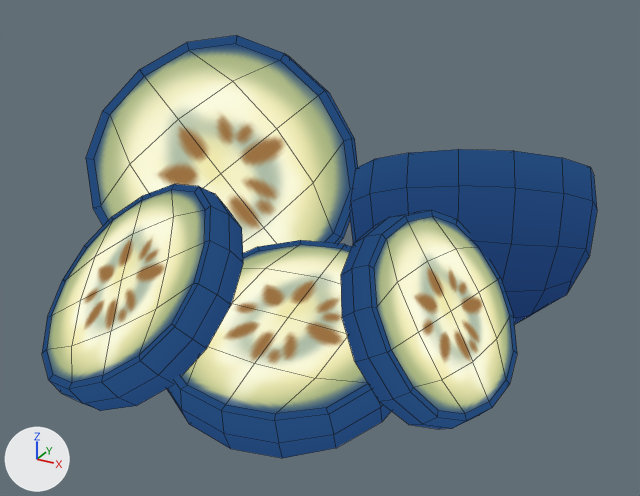
Two versions of the Blender file Assets/Visuals/Food/Meshes/BlueberrySlices.blend, one commit apart.
Both versions are drawn from a camera (50 mm lens) standing at (1.18, -1.765, 1.176) and looking at (0.182, 0.051, 0.268). Lighting does not change. The marker at lower left points along +X, +Y and +Z. The first picture is the older version. Mesh edges are drawn as thin lines.

Names of what the first picture shows: 'Blueberry', 'Blueberry.001', 'Blueberry.002', 'Blueberry.003', 'Blueberry.004'.
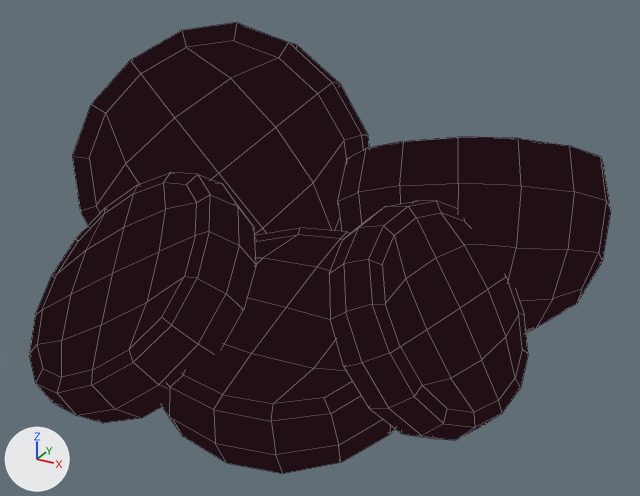
Location of each change, [x1, y1, x2, y2] in pixels of the pictures (640 x 496 px):
'Blueberry', recoloured, modifiers changed
    before: [86, 35, 358, 253]
    after: [72, 23, 369, 235]
'Blueberry.003', recoloured, modifiers changed (13% wider, 11% taller)
    before: [42, 184, 243, 411]
    after: [29, 172, 256, 423]
'Blueberry.004', recoloured, modifiers changed (13% wider, 9% taller)
    before: [341, 210, 517, 429]
    after: [329, 201, 528, 440]
'Blueberry.001', recoloured, modifiers changed (12% taller)
    before: [167, 240, 391, 458]
    after: [161, 228, 395, 473]
'Blueberry.002', recoloured, modifiers changed (10% wider, 12% taller)
    before: [349, 149, 597, 324]
    after: [337, 137, 611, 333]

What changed in the scene script:
```text
Add mat_linea:
    mat_linea = emission_material('Linea')
    mat_linea.base_color = (0.0144, 0.00518, 0.0075)  # black #201015
Change me_cube_004:
    where me_cube_004.from_pydata(...)  # 98 vertices, 96 faces; spans x -0.285..0.285, y -0.285..0.285, z -0.001..0.371
    add me_cube_004.materials.append(mat_linea)  # black #201015
Change me_cube_001:
    where me_cube_001.from_pydata(...)  # 98 vertices, 96 faces; spans x -0.29..0.289, y -0.29..0.289, z 0.0..0.118
    add me_cube_001.materials.append(mat_linea)  # black #201015
Change me_cube_002:
    where me_cube_002.from_pydata(...)  # 98 vertices, 96 faces; spans x -0.285..0.285, y -0.285..0.285, z -0.001..0.371
    add me_cube_002.materials.append(mat_linea)  # black #201015
Change me_cube_003:
    where me_cube_003.from_pydata(...)  # 98 vertices, 96 faces; spans x -0.29..0.289, y -0.29..0.289, z 0.0..0.118
    add me_cube_003.materials.append(mat_linea)  # black #201015
Change me_cube_005:
    where me_cube_005.from_pydata(...)  # 98 vertices, 96 faces; spans x -0.29..0.289, y -0.29..0.289, z 0.0..0.118
    add me_cube_005.materials.append(mat_linea)  # black #201015
Change ob_blueberry:
    add _m = ob_blueberry.modifiers.new('Solidify', 'SOLIDIFY')
    add _m.thickness = 0.03
    add _m.offset = 1.0
    add _m.material_offset = 1
    add _m.use_flip_normals = True
Change ob_blueberry_001:
    add _m = ob_blueberry_001.modifiers.new('Solidify', 'SOLIDIFY')
    add _m.thickness = 0.03
    add _m.offset = 1.0
    add _m.material_offset = 1
    add _m.use_flip_normals = True
Change ob_blueberry_002:
    add _m = ob_blueberry_002.modifiers.new('Solidify', 'SOLIDIFY')
    add _m.thickness = 0.03
    add _m.offset = 1.0
    add _m.material_offset = 1
    add _m.use_flip_normals = True
Change ob_blueberry_003:
    add _m = ob_blueberry_003.modifiers.new('Solidify', 'SOLIDIFY')
    add _m.thickness = 0.03
    add _m.offset = 1.0
    add _m.material_offset = 1
    add _m.use_flip_normals = True
Change ob_blueberry_004:
    add _m = ob_blueberry_004.modifiers.new('Solidify', 'SOLIDIFY')
    add _m.thickness = 0.03
    add _m.offset = 1.0
    add _m.material_offset = 1
    add _m.use_flip_normals = True
```
